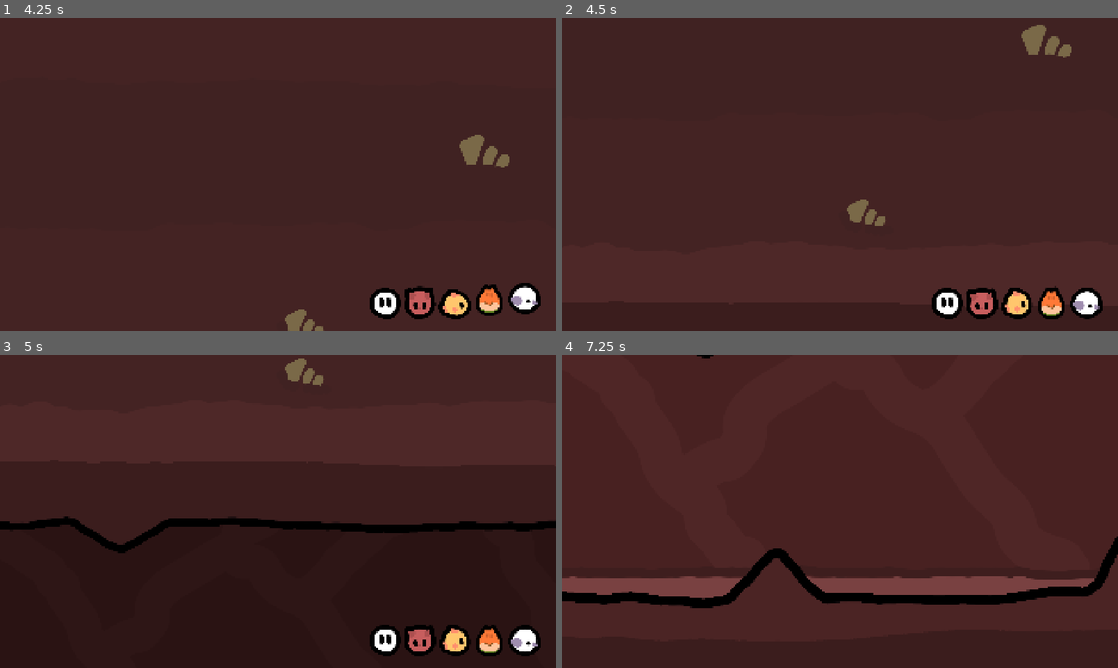
Above: before the commit, frames 1-4 (two rows, left to right).
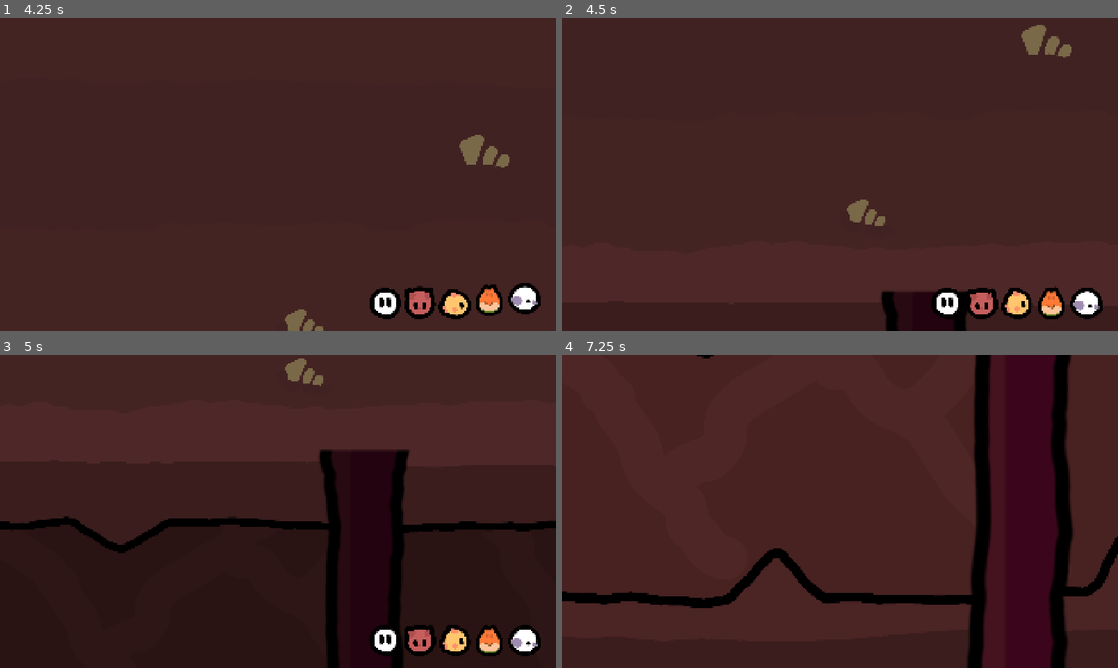
Above: after the commit, the same moments.

Repository: lotrer-yy/git
Game: Godot game, scene res://scenes/ui/main_menu.tscn
Two runs of this game, one before a commit and one after it. Both use one fixed random seed, a clock stepped at 60 frames per second and the inputs below.
Inputs (mouse positions are in pixels of both pictures, inside the frame that each line leads up to):
- Up to frame 1 (4.25 s): click (383, 196) at 0.5 s; tap Enter at 1.25 s; move the mouse to (400, 158) at 1.27 s; hold D (move_right) 1.28-2 s; tap Space at 1.35, 2.85 s; click (400, 158) at 1.42 s; tap W (flap) at 1.52, 1.82 s; drag from (166, 190) to (250, 237) at 2.02 s; move the mouse to (333, 105) at 2.77 s; hold A (move_left) 2.78-3.5 s; drag from (250, 237) to (111, 127) at 3.52 s
- Up to frame 2 (4.5 s): move the mouse to (1006, 221) at 4.27 s; hold D (move_right) from 4.28 s (still down); tap Space at 4.35 s
- Up to frame 3 (5 s): keep holding D (move_right); tap W (flap) at 4.52, 4.82 s
- Up to frame 4 (7.25 s): release D (move_right) at 5 s; drag from (673, 464) to (756, 433) at 5.02 s; move the mouse to (867, 511) at 5.77 s; hold D (move_right) 5.78-6.5 s; tap Space at 5.85 s; click (867, 511) at 5.92 s; drag from (756, 433) to (728, 527) at 6.52 s

Frame 1 is identical in both runs. In frame 2, 1.2% of the frame differs, in the area x 57-73%, y 87-100%; in frame 3, 4.9%; in frame 4, 16%, in the area x 0-96%, y 0-100%.

Commit message:
接入独立背景板与最前景柱子，添加分层视差和柔和虚化

Diff:
--- a/assets/art/cinematic/来源.json
+++ b/assets/art/cinematic/来源.json
@@ -28,5 +28,22 @@
     ],
     "处理": "原比例切成三块，每侧一像素出血；透明通道原样保留",
     "层级": "背景0，角色2，中前景10"
+  },
+  "远背景": {
+    "原图": "D:\\systemDir\\Desktop\\总的图片\\游戏开场动画-背景板.png",
+    "sha256": "1ae85dd241836cc8717c0bbd61d12b7d0fa6414d72813fee1129640a0dc1b674",
+    "处理": "原像素切为三块，采样边缘一像素出血"
+  },
+  "最前景柱子": {
+    "原图": "D:\\systemDir\\Desktop\\总的图片\\游戏开场动画-最前景的柱子.png",
+    "sha256": "bb8087ad70a6f3dddf721e69a68bff52376f3f45bf711765b923c91578dcb51d",
+    "裁切范围": [
+      1134,
+      0,
+      1460,
+      1300
+    ],
+    "透明边距": 48,
+    "处理": "保留原图像素；虚化由 Godot 着色器实时完成"
   }
 }
--- /dev/null
+++ b/modules/environment/cinematic_parallax_layer.gd
@@ -0,0 +1,14 @@
+extends Node2D
+## 横向视差：取决于镜头绝对位置，甩镜和 R 重播不会累积漂移。
+@export var camera_path: NodePath = ^"../../../DescentCamera"
+@export_range(0.0, 2.0) var motion_scale: float = 0.65
+@export var reference_camera_x: float = 960.0
+var _origin: Vector2
+@onready var camera: Camera2D = get_node(camera_path)
+
+func _ready() -> void:
+	_origin = position
+	process_priority = 200
+
+func _process(_delta: float) -> void:
+	position = _origin + Vector2((camera.position.x - reference_camera_x) * (1.0 - motion_scale), 0.0)
--- a/scenes/ui/opening_cinematic_map.tscn
+++ b/scenes/ui/opening_cinematic_map.tscn
@@ -1,13 +1,22 @@
 [gd_scene format=3]
-[ext_resource type="Texture2D" path="res://assets/art/menu/descent/opening_map_0.png" id="art0"]
-[ext_resource type="Texture2D" path="res://assets/art/menu/descent/opening_map_1.png" id="art1"]
-[ext_resource type="Texture2D" path="res://assets/art/menu/descent/opening_map_2.png" id="art2"]
+[ext_resource type="Texture2D" path="res://assets/art/cinematic/backdrop_0.png" id="art0"]
+[ext_resource type="Texture2D" path="res://assets/art/cinematic/backdrop_1.png" id="art1"]
+[ext_resource type="Texture2D" path="res://assets/art/cinematic/backdrop_2.png" id="art2"]
 [ext_resource type="PackedScene" path="res://scenes/cinematics/opening_chase_actors.tscn" id="actors"]
 [ext_resource type="Texture2D" path="res://assets/art/cinematic/foreground_0.png" id="foreground0"]
 [ext_resource type="Texture2D" path="res://assets/art/cinematic/foreground_1.png" id="foreground1"]
 [ext_resource type="Texture2D" path="res://assets/art/cinematic/foreground_2.png" id="foreground2"]
+[ext_resource type="Script" path="res://modules/environment/cinematic_parallax_layer.gd" id="parallax"]
+[ext_resource type="Texture2D" path="res://assets/art/cinematic/front_pillar.png" id="pillar"]
+[ext_resource type="Shader" path="res://shaders/foreground_soft_blur.gdshader" id="blur"]
+[sub_resource type="ShaderMaterial" id="PillarBlur"]
+shader=ExtResource("blur")
+shader_parameter/blur_radius=8.0
 [node name="OpeningMap" type="Node2D"]
-[node name="Art0" type="Sprite2D" parent="."]
+[node name="FarBackground" type="Node2D" parent="."]
+script=ExtResource("parallax")
+motion_scale=0.65
+[node name="Art0" type="Sprite2D" parent="FarBackground"]
 texture=ExtResource("art0")
 centered=false
 position=Vector2(0.0000000000,0)
@@ -15,7 +24,7 @@
 region_enabled=true
 region_rect=Rect2(1,0,2000,1300)
 region_filter_clip_enabled=true
-[node name="Art1" type="Sprite2D" parent="."]
+[node name="Art1" type="Sprite2D" parent="FarBackground"]
 texture=ExtResource("art1")
 centered=false
 position=Vector2(1939.3939393939,0)
@@ -23,7 +32,7 @@
 region_enabled=true
 region_rect=Rect2(1,0,2000,1300)
 region_filter_clip_enabled=true
-[node name="Art2" type="Sprite2D" parent="."]
+[node name="Art2" type="Sprite2D" parent="FarBackground"]
 texture=ExtResource("art2")
 centered=false
 position=Vector2(3878.7878787879,0)
@@ -62,3 +71,40 @@
 region_enabled=true
 region_rect=Rect2(1,0,2000,1300)
 region_filter_clip_enabled=true
+
+[node name="NearPillars" type="Node2D" parent="."]
+z_index=20
+script=ExtResource("parallax")
+motion_scale=1.3
+[node name="Pillar1" type="Sprite2D" parent="NearPillars"]
+position=Vector2(1257.7,-46.54545)
+texture=ExtResource("pillar")
+material=SubResource("PillarBlur")
+centered=false
+offset=Vector2(-211,0)
+scale=Vector2(0.96969697,0.96969697)
+texture_filter=2
+[node name="Pillar2" type="Sprite2D" parent="NearPillars"]
+position=Vector2(2650,-46.54545)
+texture=ExtResource("pillar")
+material=SubResource("PillarBlur")
+centered=false
+offset=Vector2(-211,0)
+scale=Vector2(0.96969697,0.96969697)
+texture_filter=2
+[node name="Pillar3" type="Sprite2D" parent="NearPillars"]
+position=Vector2(4050,-46.54545)
+texture=ExtResource("pillar")
+material=SubResource("PillarBlur")
+centered=false
+offset=Vector2(-211,0)
+scale=Vector2(0.96969697,0.96969697)
+texture_filter=2
+[node name="Pillar4" type="Sprite2D" parent="NearPillars"]
+position=Vector2(5450,-46.54545)
+texture=ExtResource("pillar")
+material=SubResource("PillarBlur")
+centered=false
+offset=Vector2(-211,0)
+scale=Vector2(0.96969697,0.96969697)
+texture_filter=2
--- /dev/null
+++ b/shaders/foreground_soft_blur.gdshader
@@ -0,0 +1,21 @@
+shader_type canvas_item;
+render_mode unshaded;
+// 只模糊柱子自身；透明区域使用预乘加权，防止白边和暗色光晕。
+uniform float blur_radius : hint_range(0.0, 16.0, 0.5) = 8.0;
+varying vec4 tint;
+void vertex() {
+    tint = COLOR;
+}
+void fragment() {
+    vec4 total = vec4(0.0);
+    const float weights[7] = float[7](1.0, 6.0, 15.0, 20.0, 15.0, 6.0, 1.0);
+    for (int y = 0; y < 7; y++) {
+        for (int x = 0; x < 7; x++) {
+            vec2 offset = vec2(float(x - 3), float(y - 3)) * TEXTURE_PIXEL_SIZE * blur_radius * 0.3;
+            vec4 sample_color = texture(TEXTURE, UV + offset);
+            float weight = weights[x] * weights[y] / 4096.0;
+            total += vec4(sample_color.rgb * sample_color.a, sample_color.a) * weight;
+        }
+    }
+    COLOR = vec4(total.rgb / max(total.a, 0.00001), total.a) * tint;
+}
Binary file added: assets/art/cinematic/backdrop_0.png
Not shown, added: assets/art/cinematic/backdrop_0.png.import
Binary file added: assets/art/cinematic/backdrop_1.png
Not shown, added: assets/art/cinematic/backdrop_1.png.import
Binary file added: assets/art/cinematic/backdrop_2.png
Not shown, added: assets/art/cinematic/backdrop_2.png.import
Binary file added: assets/art/cinematic/front_pillar.png
Not shown, added: assets/art/cinematic/front_pillar.png.import
Not shown, added: modules/environment/cinematic_parallax_layer.gd.uid
Not shown, added: shaders/foreground_soft_blur.gdshader.uid
Not shown, added: docs/追逐视差与前景虚化.md
